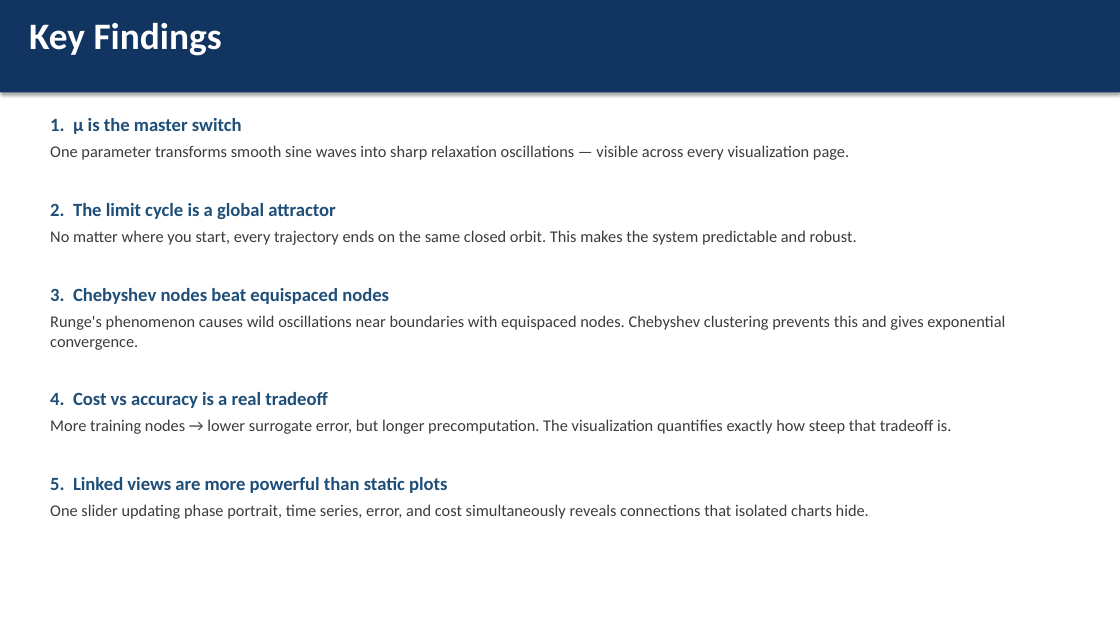
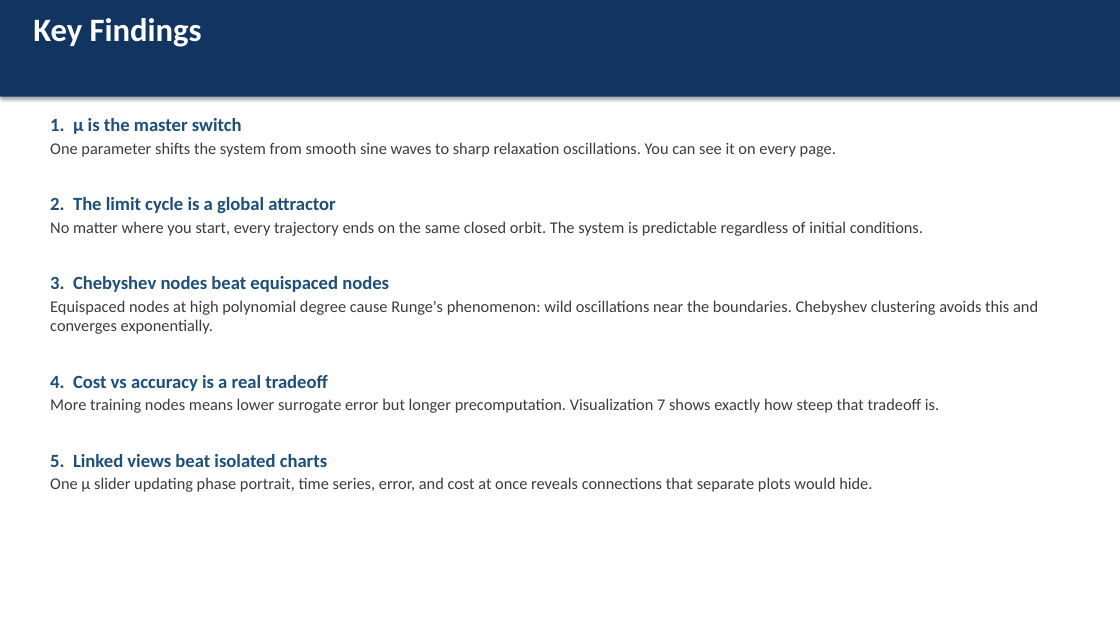
Before and after one commit to gfranco008/cis568, a slide deck: slide 12 of Final/Van_der_Pol_Visualization_Presentation.pptx. Drawn at 1120x630 pixels with LibreOffice and Linux fonts; fonts in the diff are those of the drawing. Boxes give left, top, right and bottom in pixels: in the first picture for what was removed or moved away, otherwise in the second. Text is boxed around its words. In the diff, an @@ line names an element or a change of style, - is before the commit and + after.

Commit message:
Update Van der Pol Visualization presentation file

```diff
--- a/Final/Van_der_Pol_Visualization_Presentation.pptx
+++ b/Final/Van_der_Pol_Visualization_Presentation.pptx
@@ rectangle: place and size @@
-rectangle at [0,0,1120,92]
+rectangle at [0,0,1120,97]
@@ text "Key Findings" at [33,18,202,47]: size 32 to 28 pt @@
@@ text at [50,118,389,391]: more space between paragraphs; less space between paragraphs @@
@@ text at [50,142,836,157]: text changed @@
-One parameter transforms smooth sine waves into sharp relaxation oscillations — visible across every visualization page.
+One parameter shifts the system from smooth sine waves to sharp relaxation oscillations. You can see it on every page.
@@ text at [50,221,923,236]: text changed @@
-No matter where you start, every trajectory ends on the same closed orbit. This makes the system predictable and robust.
+No matter where you start, every trajectory ends on the same closed orbit. The system is predictable regardless of initial conditions.
@@ text at [50,300,1038,334]: text changed @@
-Runge's phenomenon causes wild oscillations near boundaries with equispaced nodes. Chebyshev clustering prevents this and gives exponential convergence.
+Equispaced nodes at high polynomial degree cause Runge's phenomenon: wild oscillations near the boundaries. Chebyshev clustering avoids this and converges exponentially.
@@ text at [50,398,939,492]: text changed @@
-More training nodes → lower surrogate error, but longer precomputation. The visualization quantifies exactly how steep that tradeoff is.
-5. Linked views are more powerful than static plots
-One slider updating phase portrait, time series, error, and cost simultaneously reveals connections that isolated charts hide.
+More training nodes means lower surrogate error but longer precomputation. Visualization 7 shows exactly how steep that tradeoff is.
+5. Linked views beat isolated charts
+One μ slider updating phase portrait, time series, error, and cost at once reveals connections that separate plots would hide.
```
Also in this commit, not shown: 13 other slides changed.
